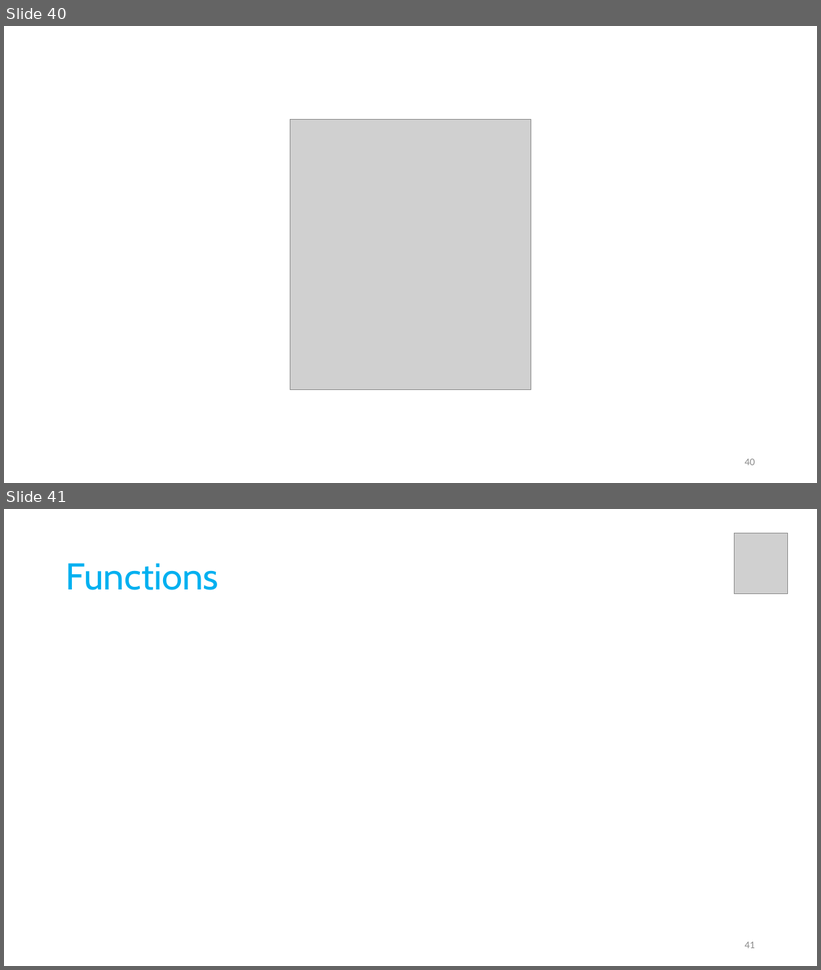
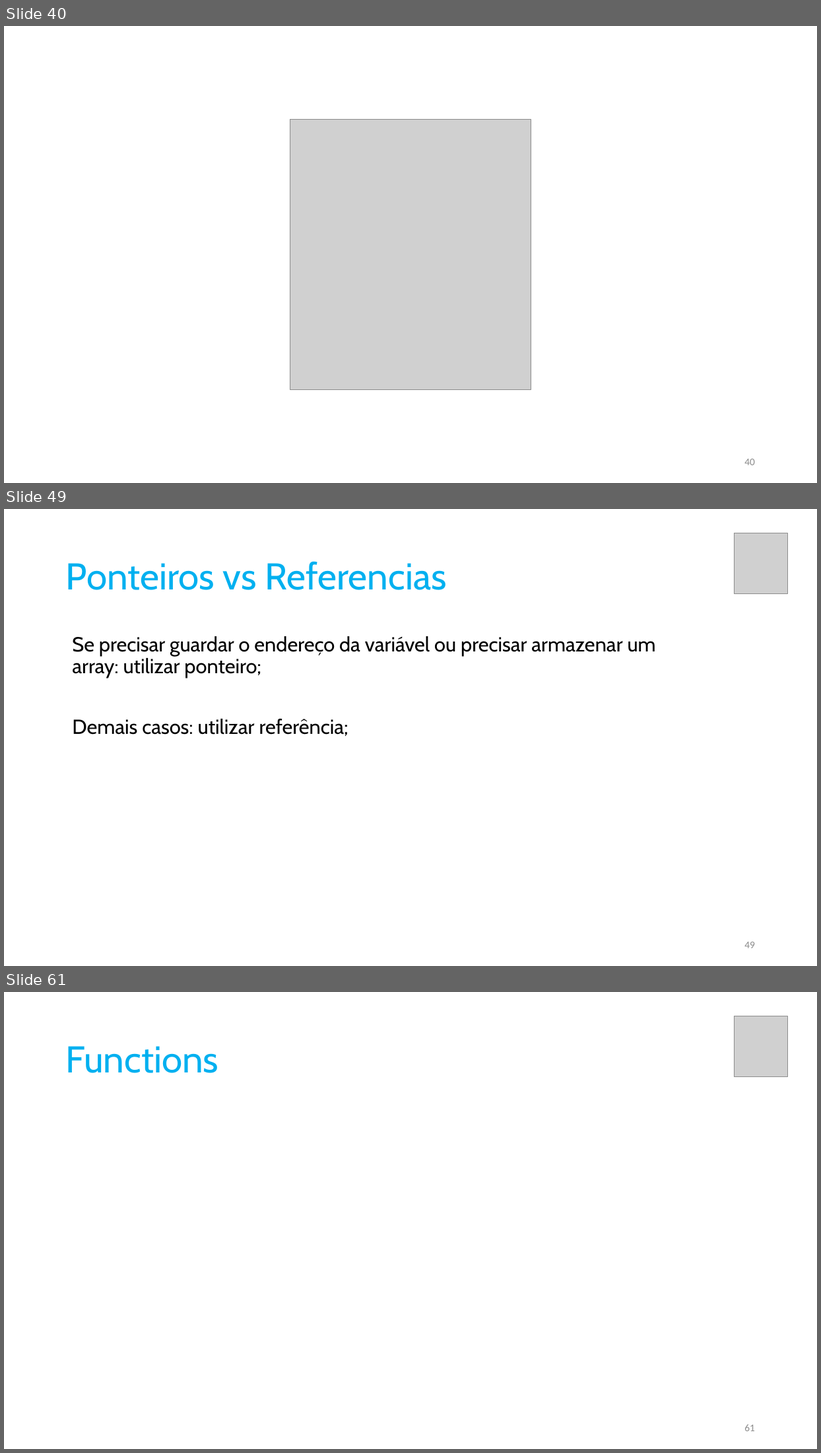
Before and after one commit to pfaco/ees_cpp, a slide deck: slides/C++.pptx. Shown one above the other, each under a label of ours: slides 40 and 41 before the commit, slides 40, 49 and 61 after it; the slides between them are not shown. The pictures are 821x970 and 821x1453 pixels, drawn with LibreOffice and Linux fonts; fonts in the diff are those of the drawing; grey boxes stand for pictures. Boxes give left, top, right and bottom in pixels: in the first picture for what was removed or moved away, otherwise in the second. Text is boxed around its words. In the diff, an @@ line names an element or a change of style, - is before the commit and + after.

```diff
--- a/slides/C++.pptx
+++ b/slides/C++.pptx
@@ slide 49 added at box(4, 509, 817, 966), background #FFFFFF @@
@@ picture added at box(735, 533, 789, 593) @@
@@ title added at box(66, 561, 447, 590), 44 pt, text #00B0F0 @@
+Ponteiros vs Referencias
@@ text added at box(72, 636, 656, 736), 24 pt, text #000000 @@
+Se precisar guardar o endereço da variável ou precisar armazenar um array: utilizar ponteiro;
+Demais casos: utilizar referência;
@@ page number added at box(745, 942, 755, 949), 12 pt, text #8C8C8C @@
+49
@@ what was slide 41 is now slide 61 @@
@@ page number at box(745, 1424, 755, 1432): text changed @@
-41
+61
```
Also in this commit, not shown: 2 slides changed, 17 other slides added, 4 other files.
